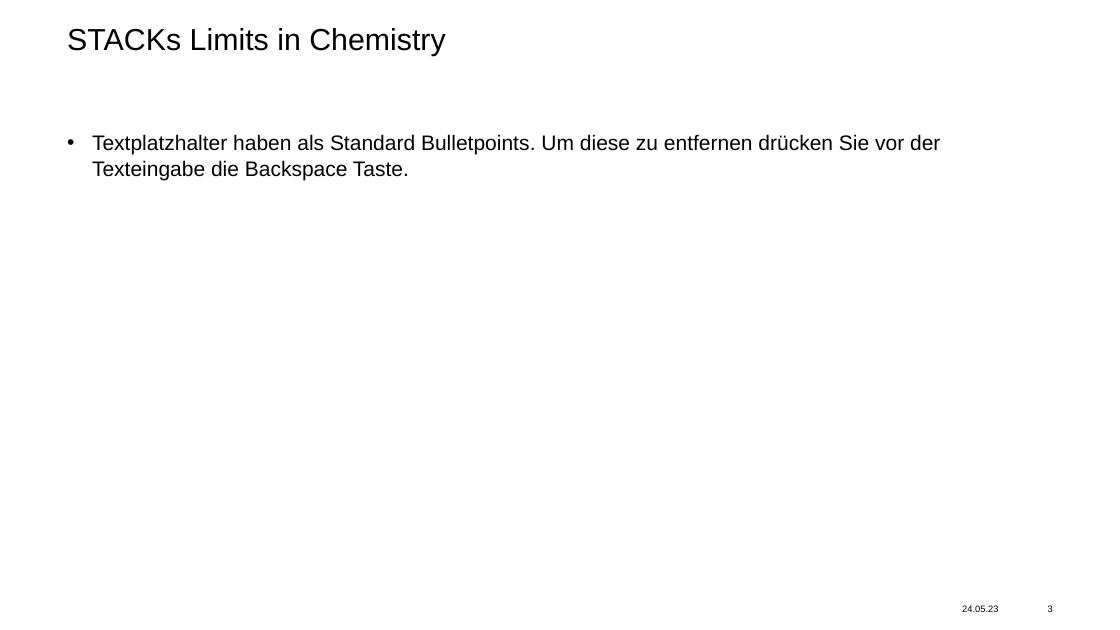
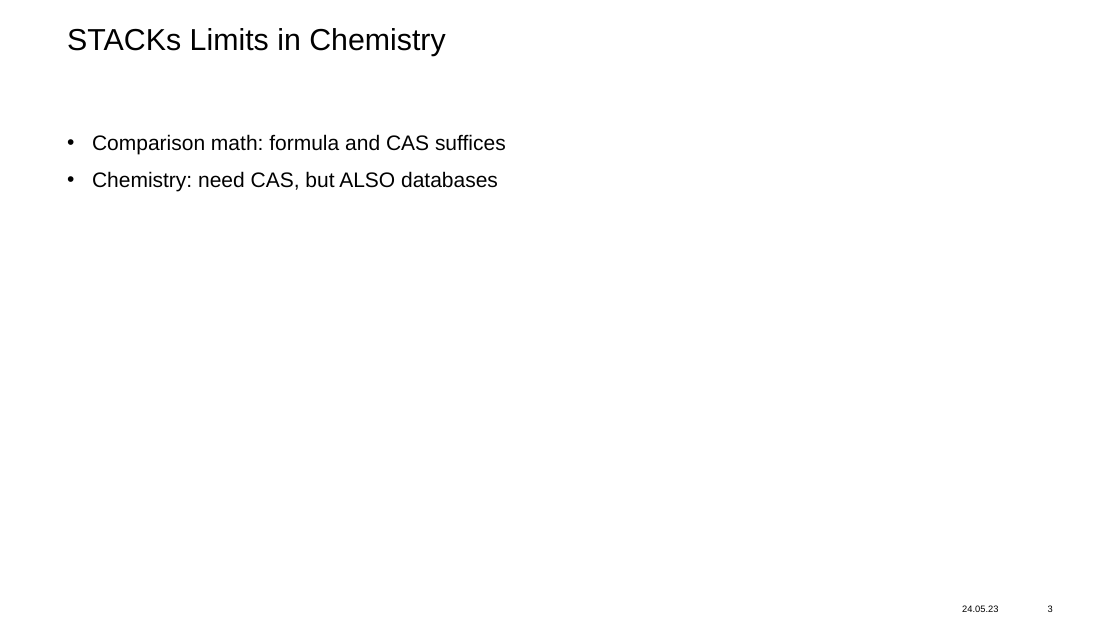
Before and after one commit to AlexVCS25/STACK-for-Chemistry, a slide deck: slide 3 of meeting_30_01_26.potx. Drawn at 1120x630 pixels with LibreOffice and Linux fonts; fonts in the diff are those of the drawing; background and template pictures are left out. Boxes give left, top, right and bottom in pixels: in the first picture for what was removed or moved away, otherwise in the second. Text is boxed around its words. In the diff, an @@ line names an element or a change of style, - is before the commit and + after.

```diff
--- a/meeting_30_01_26.potx
+++ b/meeting_30_01_26.potx
@@ text at [92, 134, 506, 192]: text changed @@
-• Textplatzhalter haben als Standard Bulletpoints. Um diese zu entfernen drücken Sie vor der Texteingabe die Backspace Taste.
+• Comparison math: formula and CAS suffices
+• Chemistry: need CAS, but ALSO databases
```
Also in this commit, not shown: 4 slides added, 3 other files.
